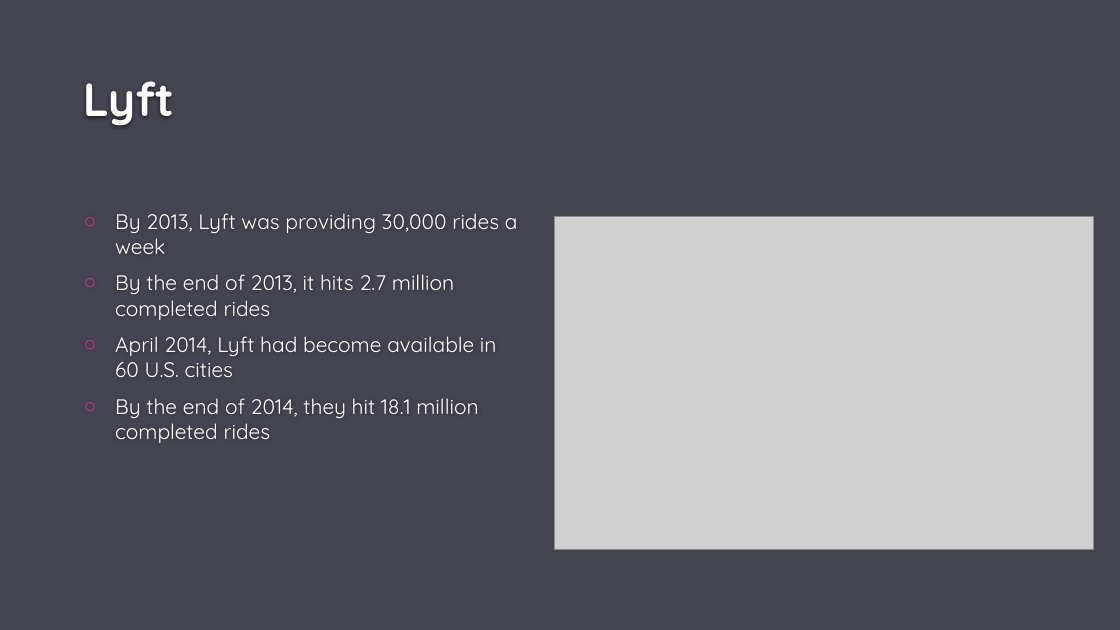
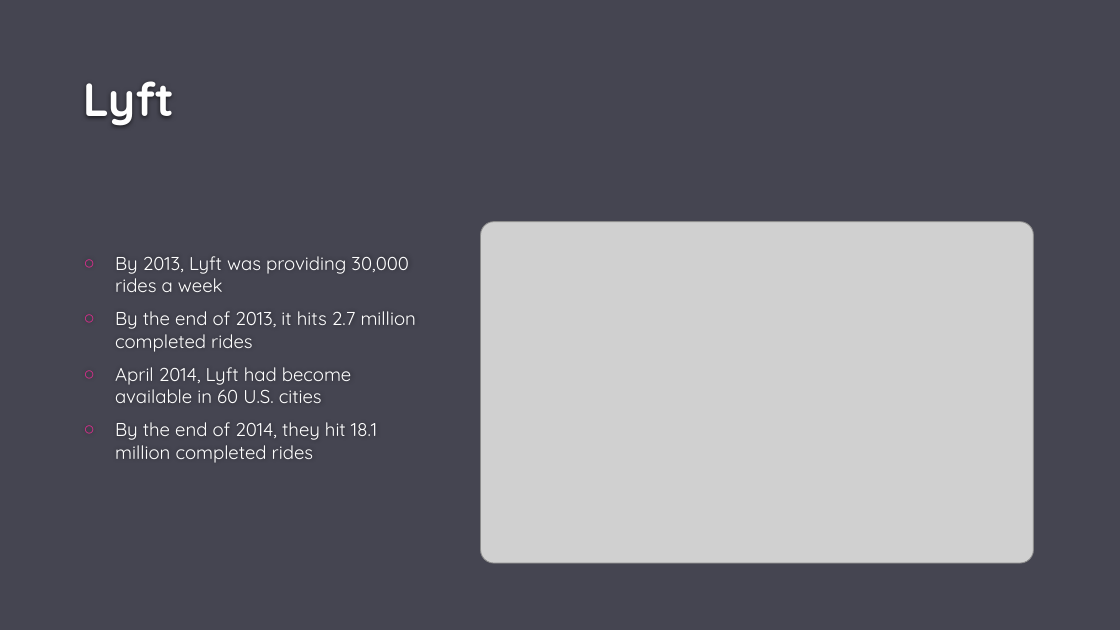
Before and after one commit to ajkim19/TNCs_and_DUI_Deaths, a slide deck: slide 4 of Project 1/Project-1.pptx. Drawn at 1120x630 pixels with LibreOffice and Linux fonts; fonts in the diff are those of the drawing; grey boxes stand for pictures; background and template pictures are left out. Boxes give left, top, right and bottom in pixels: in the first picture for what was removed or moved away, otherwise in the second. Text is boxed around its words. In the diff, an @@ line names an element or a change of style, - is before the commit and + after.

```diff
--- a/Project 1/Project-1.pptx
+++ b/Project 1/Project-1.pptx
@@ text "By 2013, Lyft was providing ..." moved from (x1=115, y1=213, x2=518, y2=443) to (x1=115, y1=256, x2=416, y2=463) @@
@@ text "By 2013, Lyft was providing ..." at (x1=115, y1=256, x2=416, y2=463): size 18 to 16 pt; vertical alignment top to middle @@
@@ picture resized from (x1=555, y1=217, x2=1093, y2=549) to (x1=481, y1=222, x2=1033, y2=563) @@
```
Also in this commit, not shown: 9 other slides changed, 1 other file.
